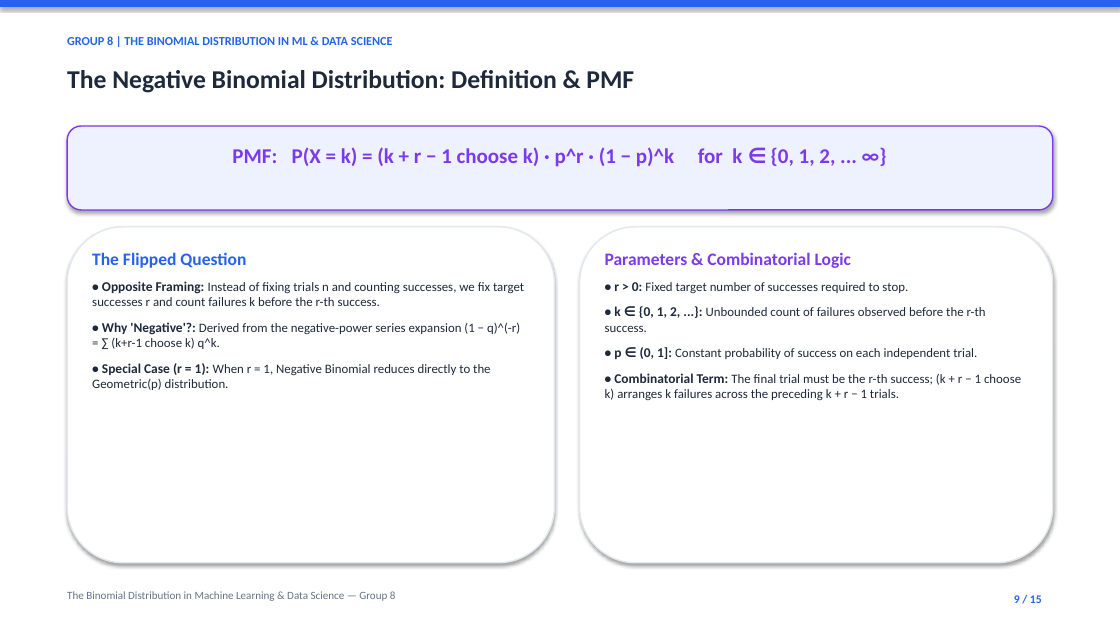
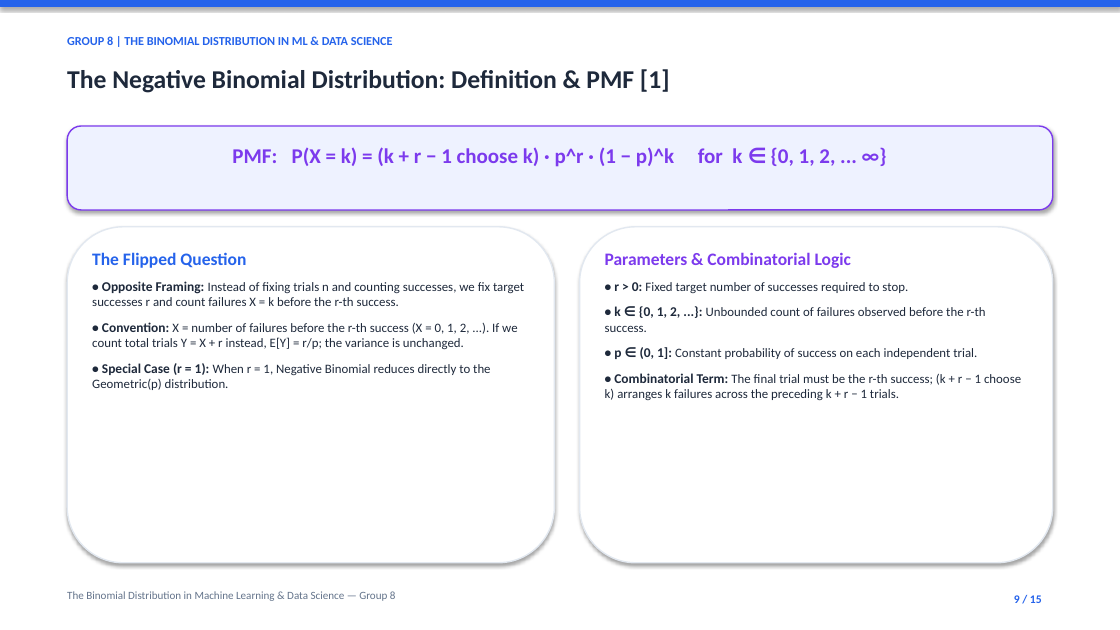
Before and after one commit to TariqYouhana/stat-probability-distributions-ml, a slide deck: slide 9 of slides.pptx. Drawn at 1120x630 pixels with LibreOffice and Linux fonts; fonts in the diff are those of the drawing. Boxes give left, top, right and bottom in pixels: in the first picture for what was removed or moved away, otherwise in the second. Text is boxed around its words. In the diff, an @@ line names an element or a change of style, - is before the commit and + after.

Commit message:
Apply rubric fixes: pooled A/B test, CDF median, Binomial naming, NB mechanism, title & citations

```diff
--- a/slides.pptx
+++ b/slides.pptx
@@ text at (x1=67, y1=69, x2=670, y2=93): text changed @@
-The Negative Binomial Distribution: Definition & PMF
+The Negative Binomial Distribution: Definition & PMF [1]
@@ text at (x1=92, y1=281, x2=524, y2=349): text changed @@
-• Opposite Framing: Instead of fixing trials n and counting successes, we fix target successes r and count failures k before the r-th success.
-• Why 'Negative'?: Derived from the negative-power series expansion (1 − q)^(-r) = ∑ (k+r-1 choose k) q^k.
+• Opposite Framing: Instead of fixing trials n and counting successes, we fix target successes r and count failures X = k before the r-th success.
+• Convention: X = number of failures before the r-th success (X = 0, 1, 2, ...). If we count total trials Y = X + r instead, E[Y] = r/p; the variance is unchanged.
```
Also in this commit, not shown: 9 other slides changed, 11 other files.
